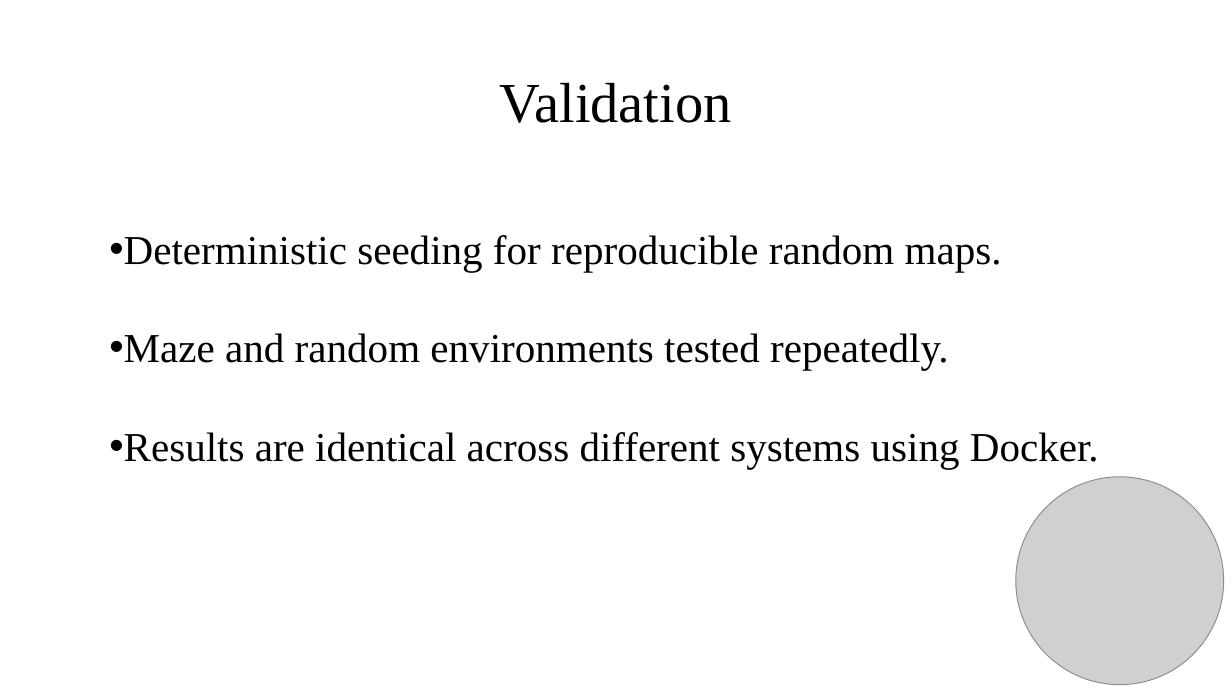
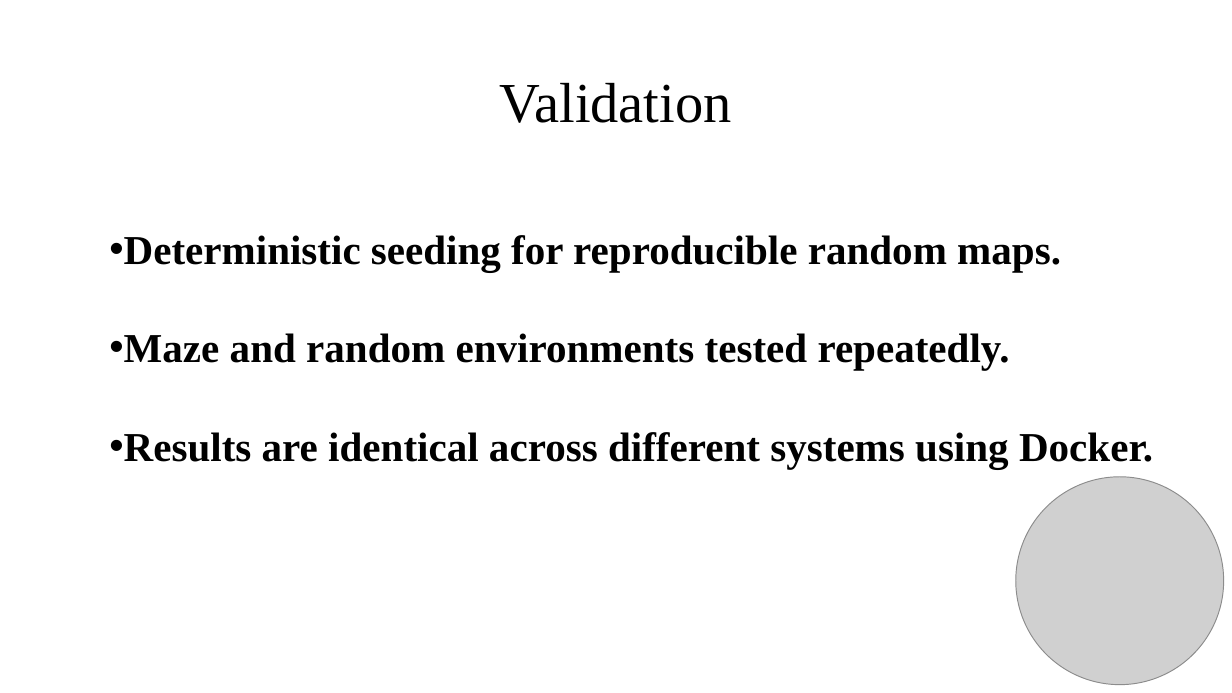
Before and after one commit to meljahmi-personal/RBE550-project-proposal, a slide deck: slide 10 of project_status_October_6/status/Benchmarking_Classical_Grid_Based_Planners_in_ROS2_Oct62025.pptx. Drawn at 1232x693 pixels with LibreOffice and Linux fonts; fonts in the diff are those of the drawing; grey boxes stand for pictures. Boxes give left, top, right and bottom in pixels: in the first picture for what was removed or moved away, otherwise in the second. Text is boxed around its words. In the diff, an @@ line names an element or a change of style, - is before the commit and + after.

```diff
--- a/project_status_October_6/status/Benchmarking_Classical_Grid_Based_Planners_in_ROS2_Oct62025.pptx
+++ b/project_status_October_6/status/Benchmarking_Classical_Grid_Based_Planners_in_ROS2_Oct62025.pptx
@@ text "Deterministic seeding for reproducible random ..." at (124, 235, 1153, 469): bold on @@
```
Also in this commit, not shown: 2 other slides changed, 1 slide removed, 3 other files.
